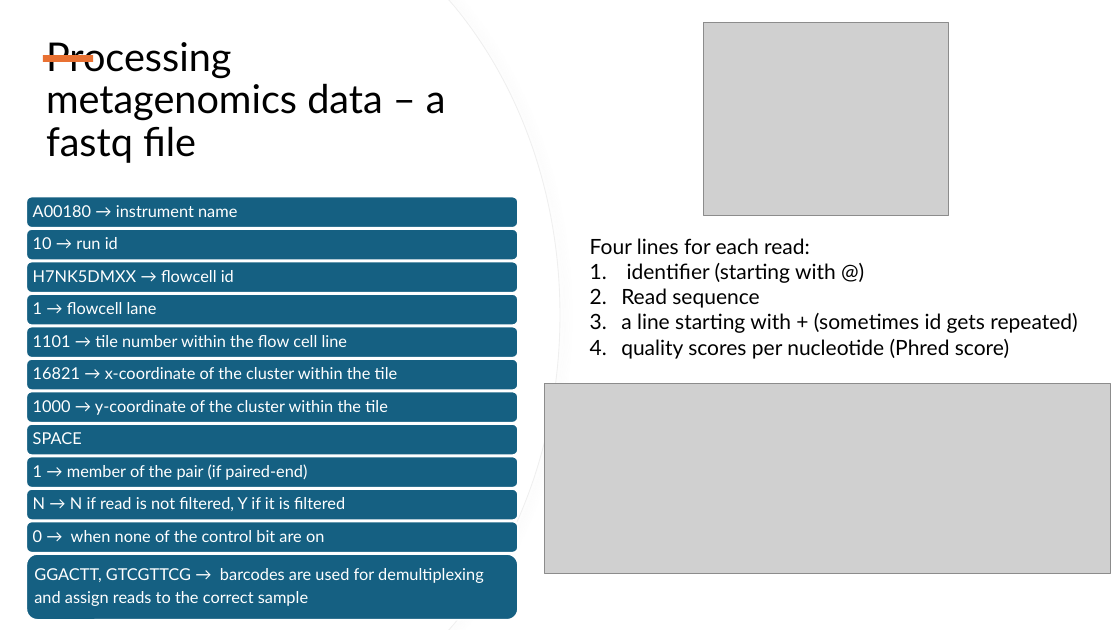
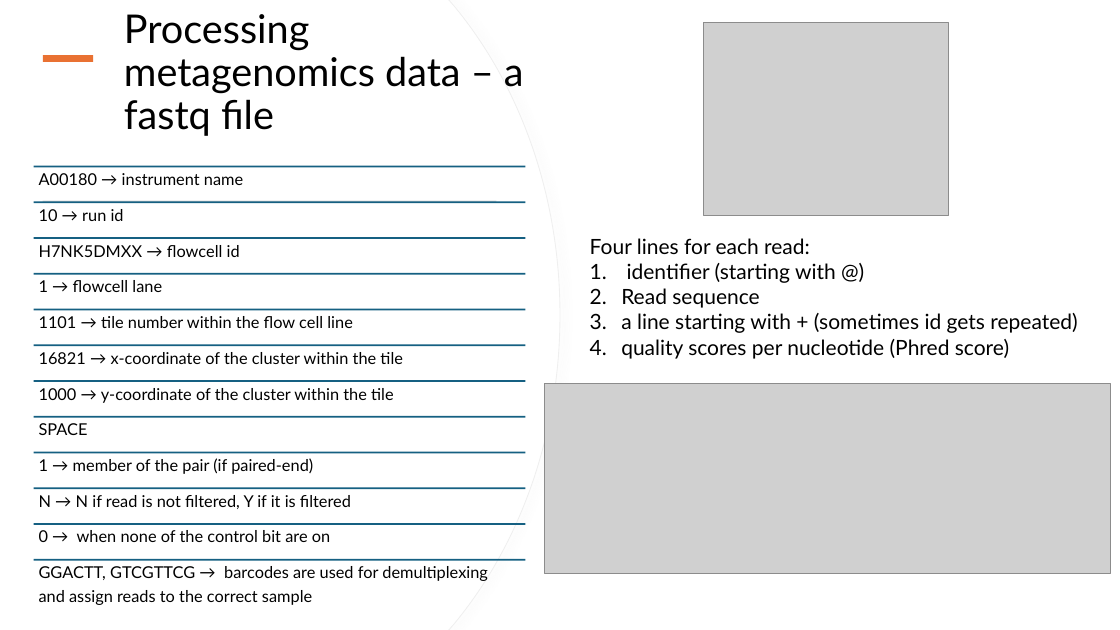
Before and after one commit to biosustain/dsp_metagenomics_training, a slide deck: slide 5 of course_contents/DataProcessing_taxprofiler.pptx (slide 2 before the commit). Drawn at 1120x630 pixels with LibreOffice and Linux fonts; fonts in the diff are those of the drawing; grey boxes stand for pictures. Boxes give left, top, right and bottom in pixels: in the first picture for what was removed or moved away, otherwise in the second. Text is boxed around its words. In the diff, an @@ line names an element or a change of style, - is before the commit and + after.

Commit message:
Final versions of Intro and Data Processing presentations

```diff
--- a/course_contents/DataProcessing_taxprofiler.pptx
+++ b/course_contents/DataProcessing_taxprofiler.pptx
@@ title "Processing metagenomics data – a ...": place and size @@
-title "Processing metagenomics data – a ..." at box(46, 42, 446, 163)
+title "Processing metagenomics data – a ..." at box(124, 14, 524, 136)
@@ text colour #FFFFFF to #000000; vertical alignment middle to top in 12 elements at box(39, 458, 313, 474), box(39, 495, 351, 509), box(39, 530, 330, 542), box(39, 423, 88, 435), box(39, 388, 394, 403), box(39, 352, 403, 364), box(39, 566, 488, 605), box(39, 316, 353, 328), box(39, 280, 162, 292), box(39, 245, 240, 257), box(39, 209, 124, 221), box(39, 173, 243, 185) @@
@@ text "A00180 → instrument name": place and size @@
-text "A00180 → instrument name" at box(33, 205, 237, 217)
+text "A00180 → instrument name" at box(39, 173, 243, 185)
@@ text "10 → run id": place and size @@
-text "10 → run id" at box(33, 237, 118, 249)
+text "10 → run id" at box(39, 209, 124, 221)
@@ rectangle added at box(43, 201, 497, 202), fill #D5D5D5 @@
@@ text "H7NK5DMXX → flowcell id": place and size @@
-text "H7NK5DMXX → flowcell id" at box(33, 270, 234, 282)
+text "H7NK5DMXX → flowcell id" at box(39, 245, 240, 257)
@@ text "1 → flowcell lane": place and size @@
-text "1 → flowcell lane" at box(33, 302, 157, 314)
+text "1 → flowcell lane" at box(39, 280, 162, 292)
@@ text "1101 → tile number within ...": place and size @@
-text "1101 → tile number within ..." at box(33, 335, 348, 347)
+text "1101 → tile number within ..." at box(39, 316, 353, 328)
@@ text "16821 → x-coordinate of the ...": place and size @@
-text "16821 → x-coordinate of the ..." at box(33, 367, 398, 379)
+text "16821 → x-coordinate of the ..." at box(39, 352, 403, 364)
@@ text "1000 → y-coordinate of the ...": place and size @@
-text "1000 → y-coordinate of the ..." at box(33, 400, 388, 415)
+text "1000 → y-coordinate of the ..." at box(39, 388, 394, 403)
@@ text "SPACE": place and size @@
-text "SPACE" at box(33, 432, 82, 444)
+text "SPACE" at box(39, 423, 88, 435)
@@ group removed at box(26, 197, 518, 620): 12 rounded rectangles @@
@@ group added at box(34, 166, 525, 560): 12 lines @@
```
Also in this commit, not shown: 3 slides added, 2 slides removed, 3 other files.
